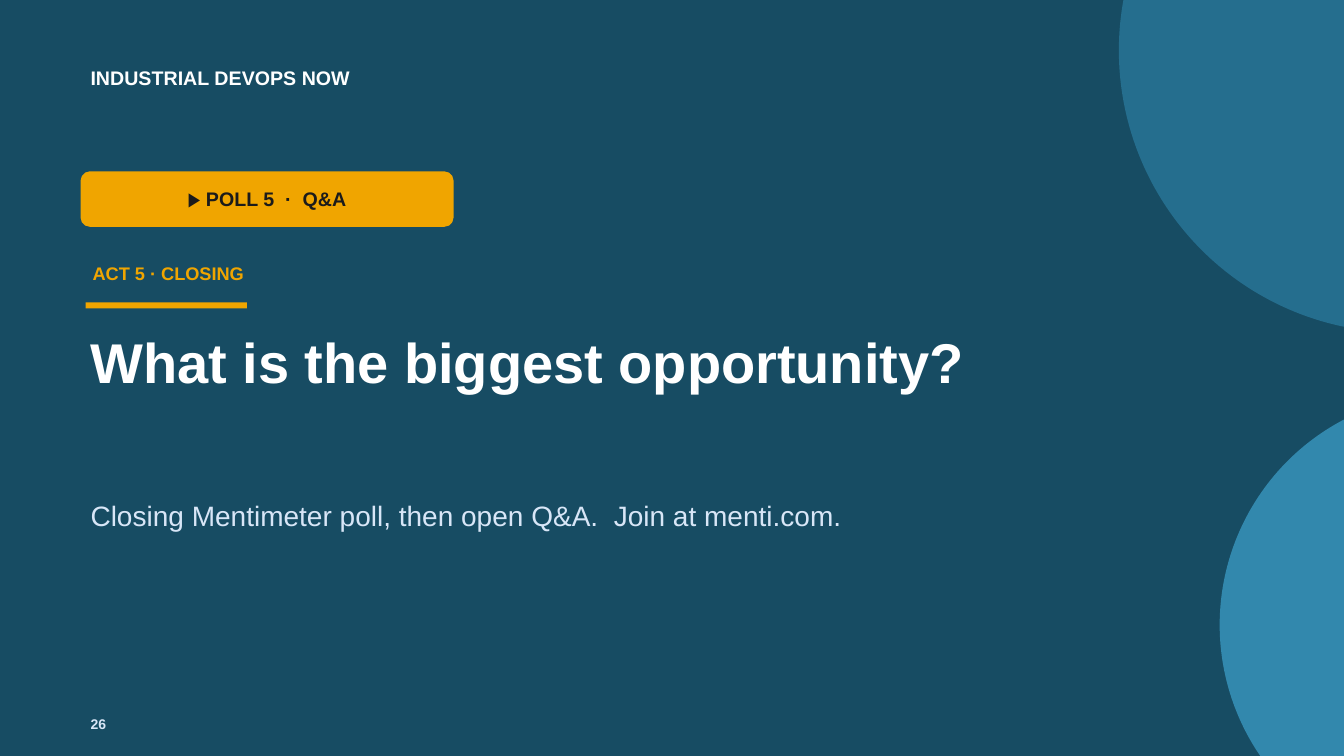
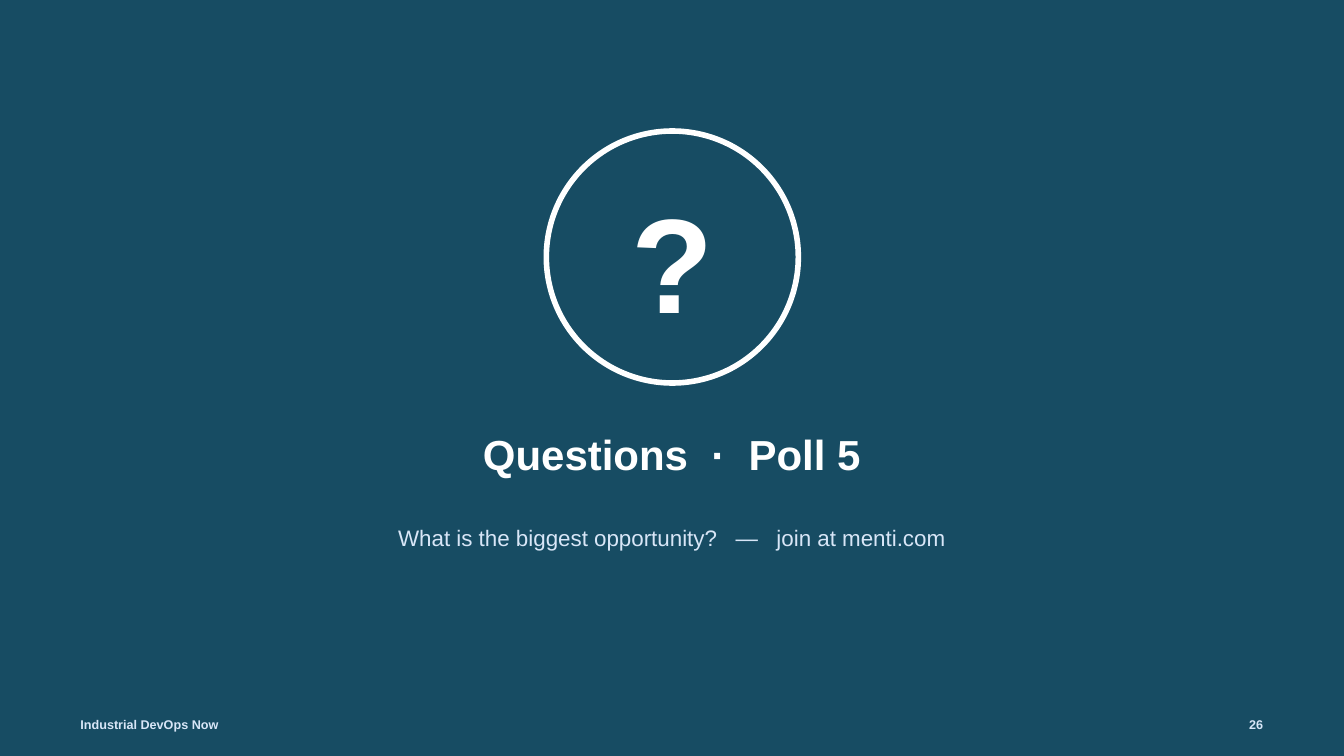
Before and after one commit to rockinryeman/SDLC-Workshop, a slide deck: slide 26 of dms-workshop/AI-Powered-Product-Development_DMS.pptx. Drawn at 1344x756 pixels with LibreOffice and Linux fonts; fonts in the diff are those of the drawing. Boxes give left, top, right and bottom in pixels: in the first picture for what was removed or moved away, otherwise in the second. Text is boxed around its words. In the diff, an @@ line names an element or a change of style, - is before the commit and + after.

```diff
--- a/dms-workshop/AI-Powered-Product-Development_DMS.pptx
+++ b/dms-workshop/AI-Powered-Product-Development_DMS.pptx
@@ ellipse: place and size @@
-ellipse at box(1119, 0, 1344, 333)
+ellipse at box(546, 131, 799, 383)
@@ ellipse at box(546, 131, 799, 383): fill #256E8E to none; outline none to #FFFFFF 4 pt @@
@@ text added at box(546, 141, 799, 378), 96 pt, text #FFFFFF, bold @@
+?
@@ rounded rectangle removed at box(81, 171, 454, 227) @@
-▶ POLL 5 · Q&A
@@ text removed at box(93, 267, 244, 280) @@
-ACT 5 · CLOSING
@@ rectangle removed at box(86, 302, 247, 309) @@
@@ ellipse removed at box(1220, 393, 1344, 756) @@
@@ text added at box(483, 439, 860, 478), 30 pt, text #FFFFFF, bold @@
+Questions · Poll 5
@@ text removed at box(91, 505, 841, 532) @@
-Closing Mentimeter poll, then open Q&A. Join at menti.com.
@@ text at box(398, 529, 945, 551): text changed; size 40 to 16 pt; text colour #FFFFFF to #D8E6F7; bold off @@
-What is the biggest opportunity?
+What is the biggest opportunity? — join at menti.com
@@ text "26": place and size @@
-text "26" at box(91, 719, 107, 729)
+text "26" at box(1249, 720, 1263, 729)
@@ text "26" at box(1249, 720, 1263, 729): size 10 to 9 pt; alignment left to right @@
@@ text at box(80, 720, 219, 732): text changed; size 14 to 9 pt; text colour #FFFFFF to #D8E6F7 @@
-INDUSTRIAL DEVOPS NOW
+Industrial DevOps Now
```
Also in this commit, not shown: 20 other slides changed, 4 other files.
